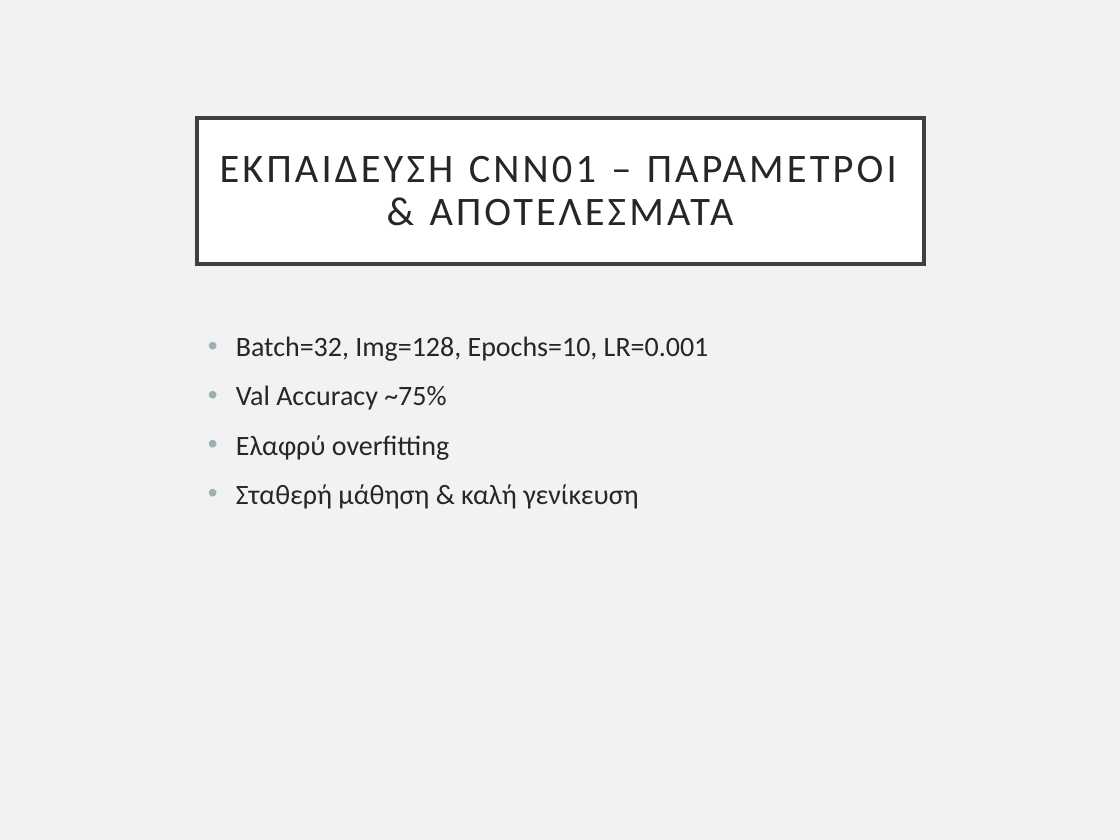
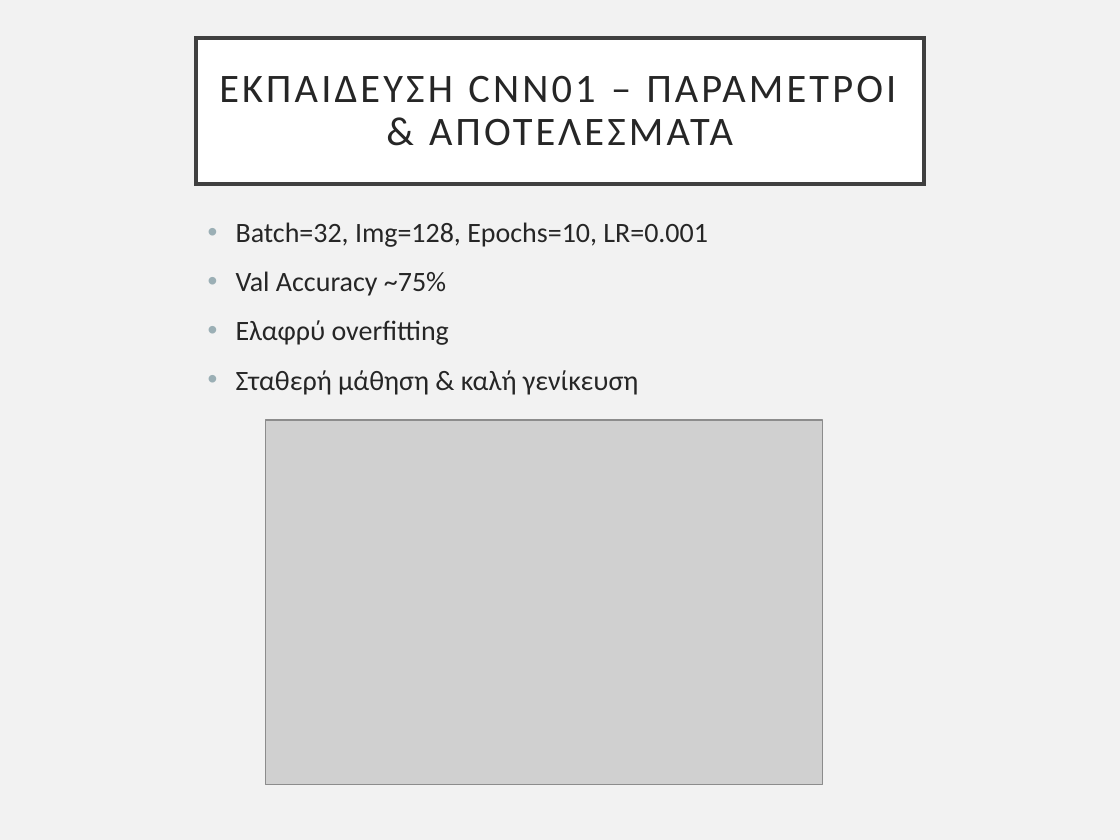
Before and after one commit to pkatpk/see-animal-dl, a slide deck: slide 7 of slides/Project_Presentation_v1_12.06.2025.pptx. Drawn at 1120x840 pixels with LibreOffice and Linux fonts; fonts in the diff are those of the drawing; grey boxes stand for pictures. Boxes give left, top, right and bottom in pixels: in the first picture for what was removed or moved away, otherwise in the second. Text is boxed around its words. In the diff, an @@ line names an element or a change of style, - is before the commit and + after.

```diff
--- a/slides/Project_Presentation_v1_12.06.2025.pptx
+++ b/slides/Project_Presentation_v1_12.06.2025.pptx
@@ title "ΕΚΠΑΙΔΕΥΣΗ CNN01 – ΠΑΡΑΜΕΤΡΟΙ & ...": place and size @@
-title "ΕΚΠΑΙΔΕΥΣΗ CNN01 – ΠΑΡΑΜΕΤΡΟΙ & ..." at [197, 118, 924, 263]
+title "ΕΚΠΑΙΔΕΥΣΗ CNN01 – ΠΑΡΑΜΕΤΡΟΙ & ..." at [196, 38, 923, 184]
@@ text "Batch=32, Img=128, Epochs=10, LR=0.001": place and size @@
-text "Batch=32, Img=128, Epochs=10, LR=0.001" at [236, 336, 709, 509]
+text "Batch=32, Img=128, Epochs=10, LR=0.001" at [236, 222, 708, 395]
@@ picture added at [265, 420, 823, 785] @@
```
Also in this commit, not shown: 3 other slides changed, 2 other files.
